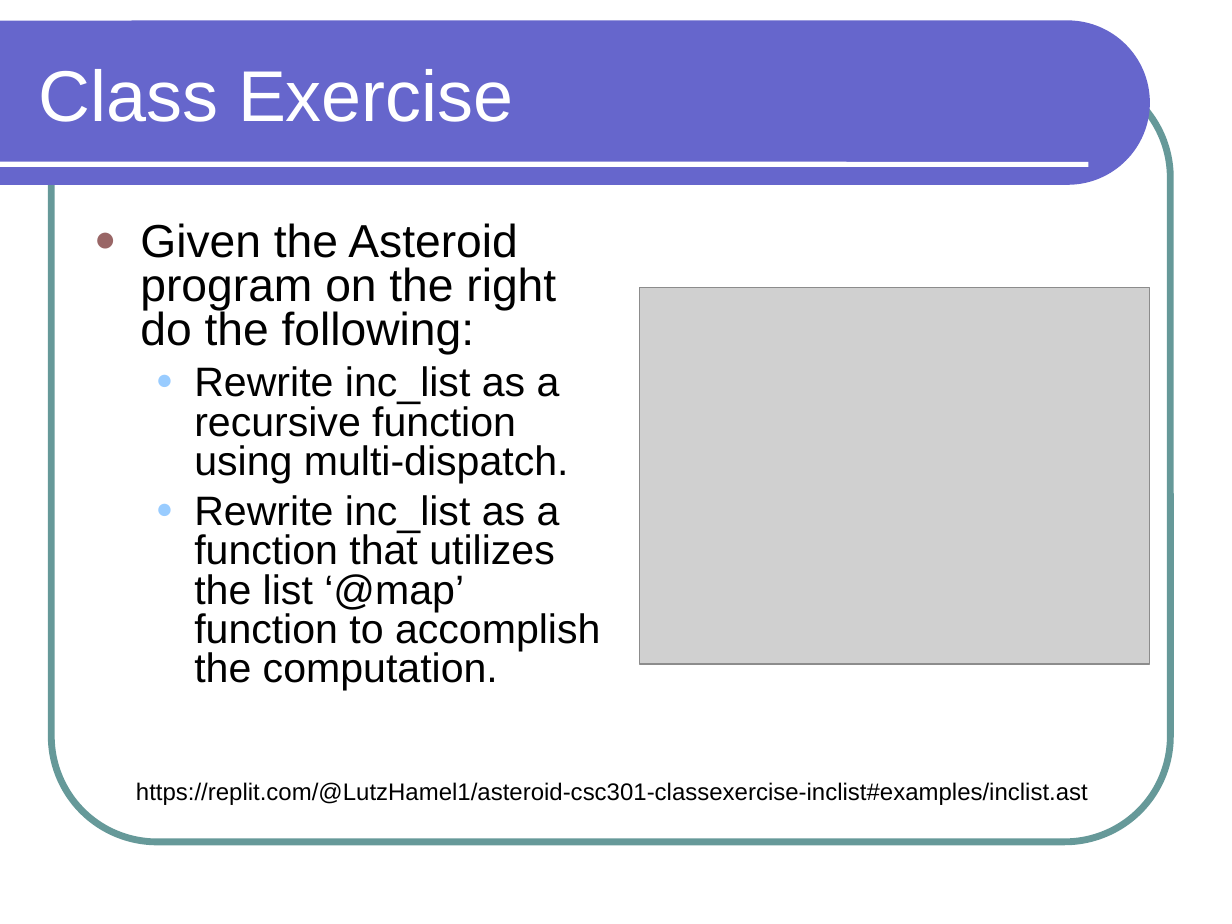
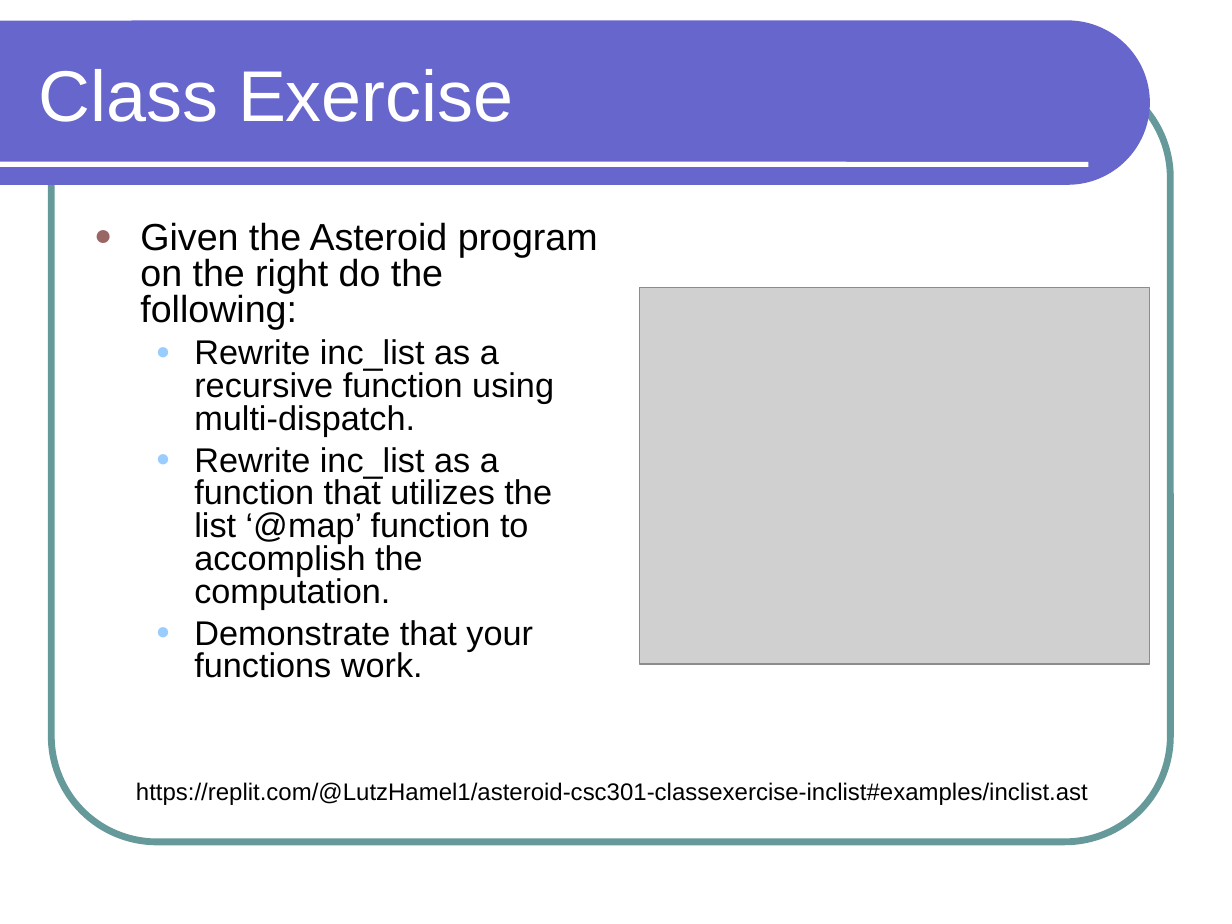
Before and after one commit to lutzhamel/CSC301, a slide deck: slide 20 of notes/csc301-ln014.ppt (slide 17 before the commit). Drawn at 1232x924 pixels with LibreOffice and Linux fonts; fonts in the diff are those of the drawing; grey boxes stand for pictures. Boxes give left, top, right and bottom in pixels: in the first picture for what was removed or moved away, otherwise in the second. Text is boxed around its words. In the diff, an @@ line names an element or a change of style, - is before the commit and + after.

```diff
--- a/notes/csc301-ln014.ppt
+++ b/notes/csc301-ln014.ppt
@@ text at (x1=140, y1=222, x2=598, y2=610): size 27 to 22 pt in "Given the Asteroid program on the right ..."; size 24 to 20 pt in "Rewrite inc_list as a recursive function using ...", "Rewrite inc_list as a function that utilizes ..."; less space between paragraphs @@
@@ text at (x1=194, y1=620, x2=533, y2=678): paragraph added @@
+  ● Demonstrate that your functions work.
```
Also in this commit, not shown: 3 slides added, 5 other files.
